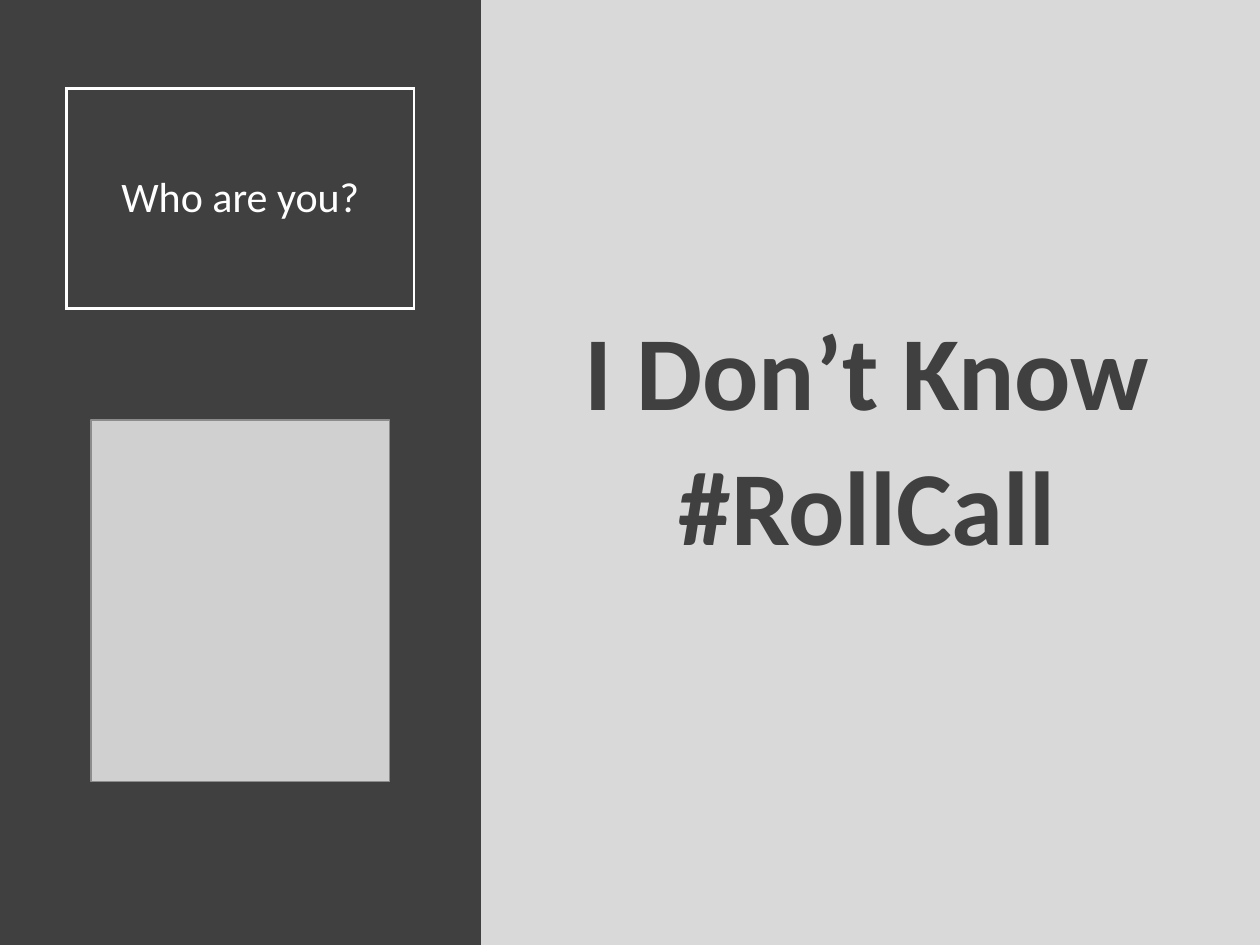
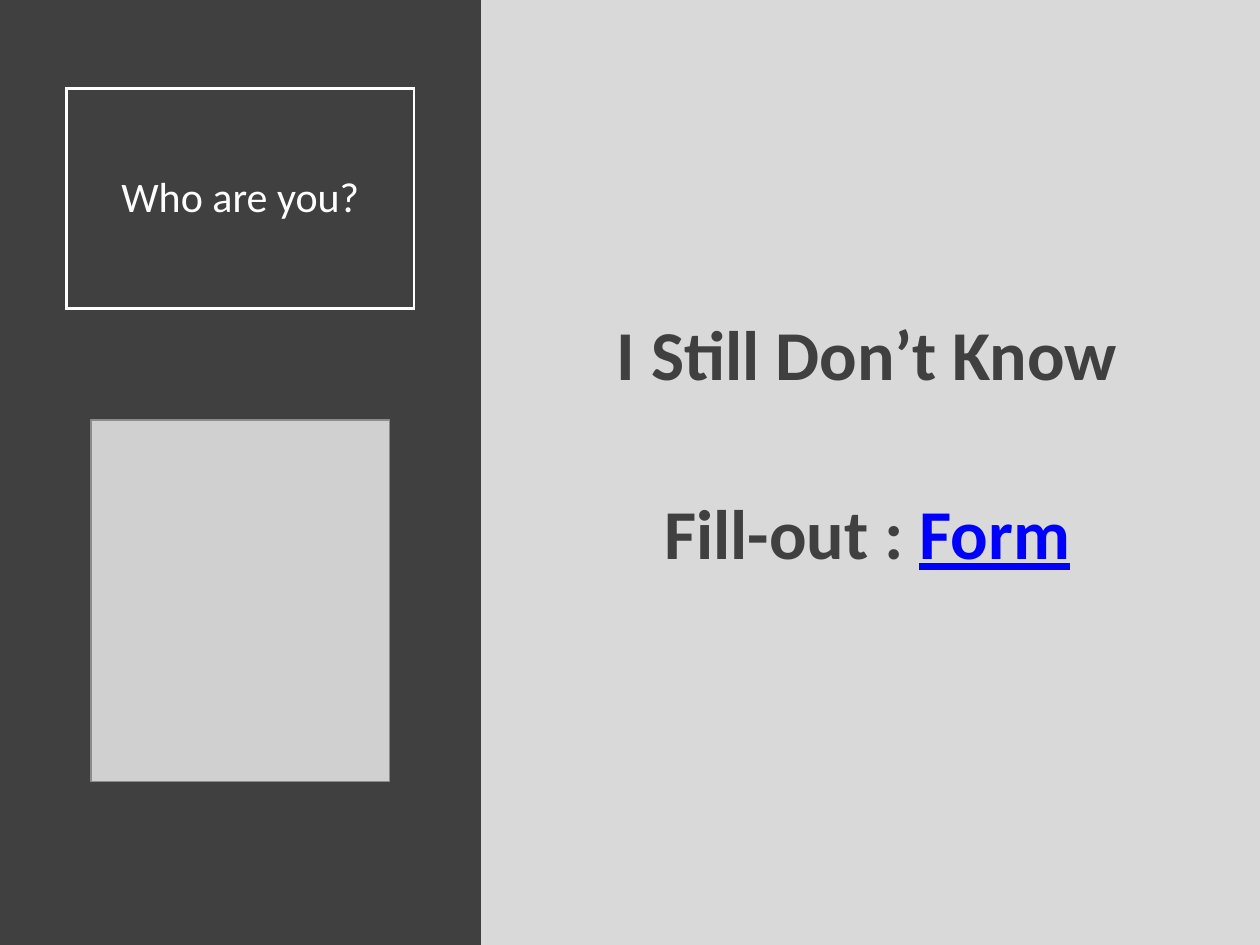
Before and after one commit to Yixf-Self/STOR320_WEBSITE, a slide deck: slide 2 of Lectures/Lecture 2/STOR 320 Lecture 2.pptx. Drawn at 1260x945 pixels with LibreOffice and Linux fonts; fonts in the diff are those of the drawing; grey boxes stand for pictures. Boxes give left, top, right and bottom in pixels: in the first picture for what was removed or moved away, otherwise in the second. Text is boxed around its words. In the diff, an @@ line names an element or a change of style, - is before the commit and + after.

```diff
--- a/Lectures/Lecture 2/STOR 320 Lecture 2.pptx
+++ b/Lectures/Lecture 2/STOR 320 Lecture 2.pptx
@@ text at (617, 329, 1118, 570): text changed; size 60 to 40 pt @@
-I Don’t Know
-#RollCall
+I Still Don’t Know
+Fill-out : Form
```
Also in this commit, not shown: 2 slides added, 3 slides removed, 9 other files.
